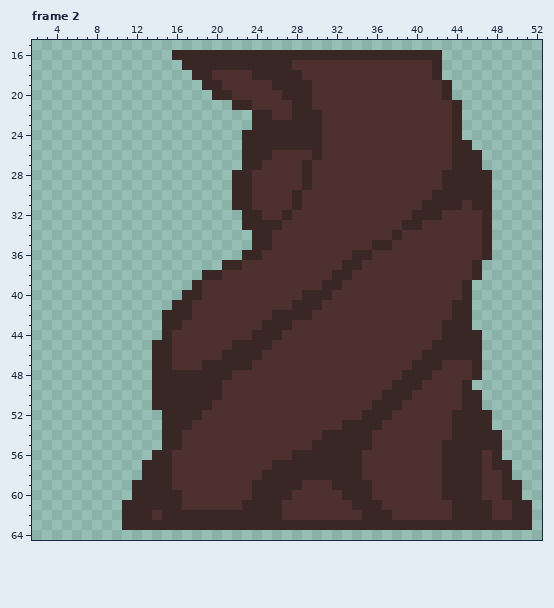
A pixel-art file gets an edit: OpenGL/Content/images/roots_0.aseprite. That is the earlier state.
64x80 pixels, 9 frames. Shown: frame 2: x 2..52, y 15..64. The commit also changed other frames, which this record leaves out.
And afterwards:
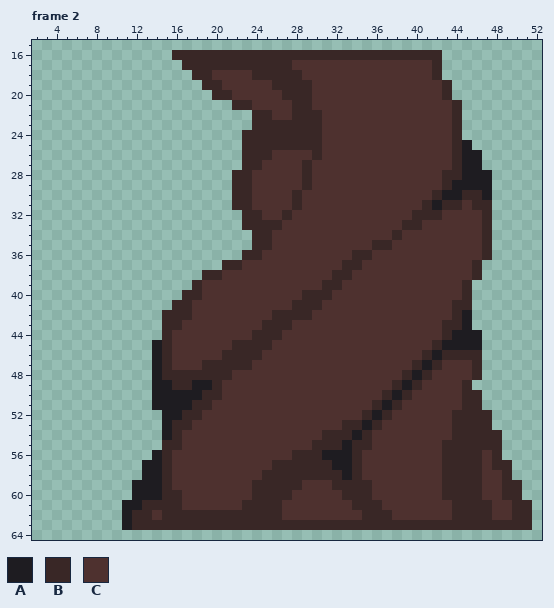
Palette (. is transparent): A #1e1c21  B #392726  C #4e312f
The edit:
Frame 2, layer "Layer 4":
The author changed colour B to colour A in row 25 at x 45; in rows 26 to 27 at x 45 to 46; in row 28 at x 45 to 47; in row 29 at x 44 to 47; in row 30 at x 43 to 44 and 47; in row 31 at x 42.
The author changed colour B to colour A in rows 42 to 43 at x 45; in row 44 at x 44 to 46; in row 45 at x 14 and 43 to 46; in row 46 at x 14 and 42; in row 47 at x 14 and 41; in row 48 at x 14 and 40.
The author changed colour B to colour A in row 49 at x 14 to 15, 18 to 19 and 39; in row 50 at x 14 to 18 and 38; in row 51 at x 14 to 17 and 37; in row 52 at x 15 to 16 and 36; in row 53 at x 15 and 35; in row 54 at x 15 and 34.
The author changed colour B to colour A in row 55 at x 33; in row 56 at x 14 and 31 to 33; in row 57 at x 13 to 14 and 32 to 33; in row 58 at x 13 to 14 and 33; in rows 59 to 60 at x 12 to 14; in row 61 at x 11 to 12.
The author changed colour B to colour A in rows 62 to 63 at x 11.
Pixel boxes of the changes (left, top, right, bottom) in both pictures:
changed: (432, 140, 492, 210)
changed: (322, 310, 482, 480)
changed: (122, 340, 212, 530)
